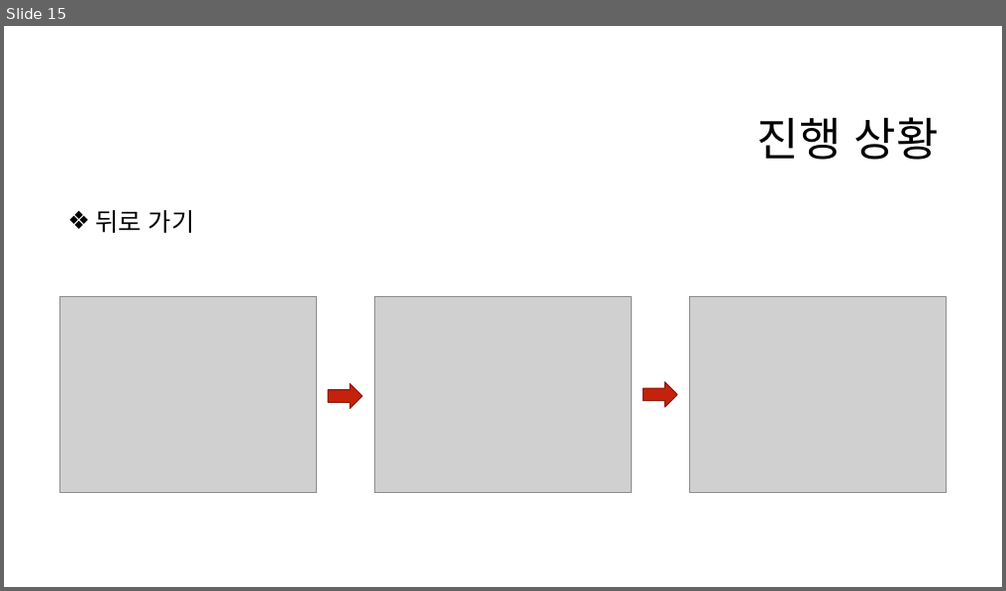
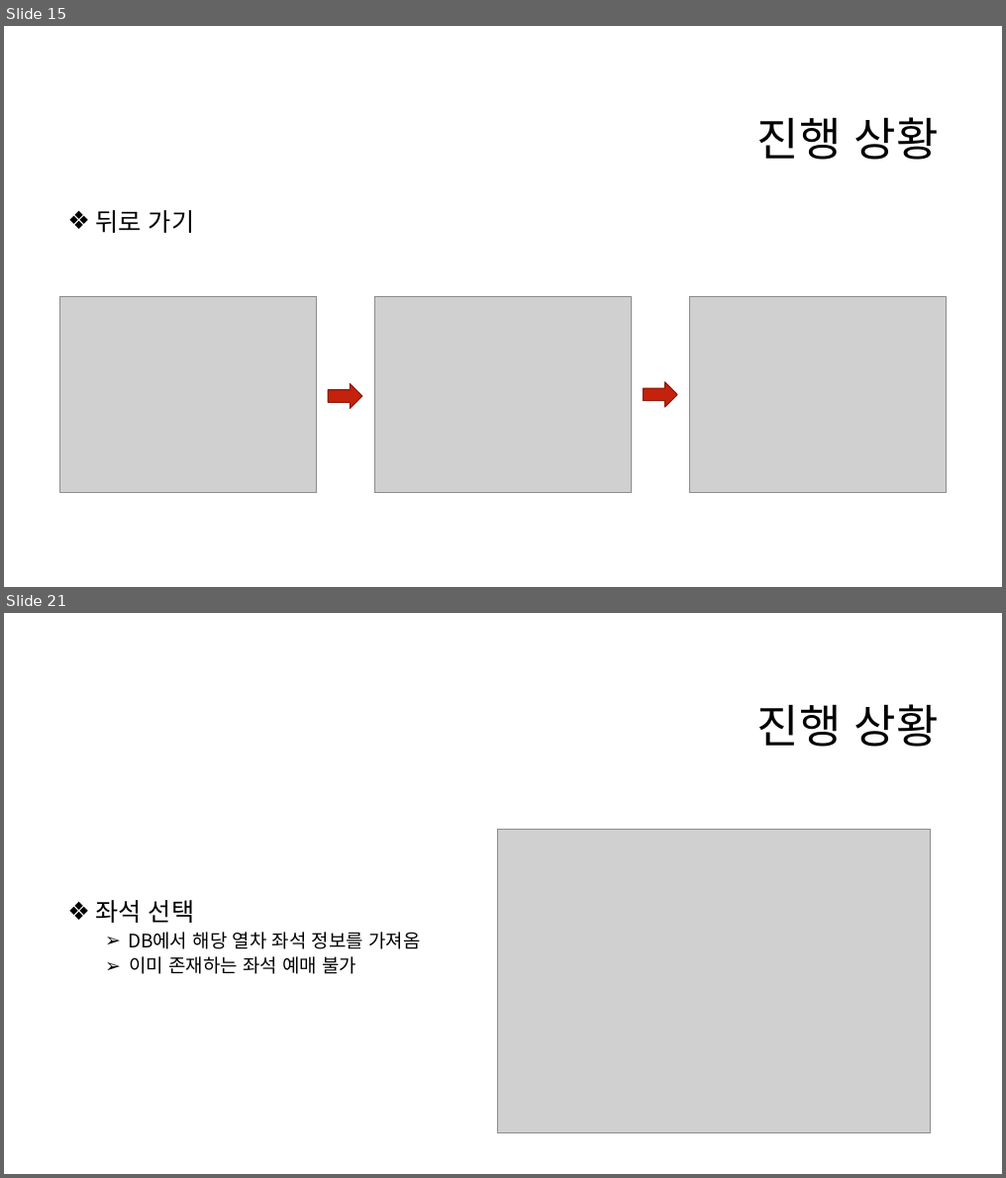
Before and after one commit to eeeeyeot/JAVATrainTicketing, a slide deck: 작업한 내용/기차 예매 프로그램 주차 발표.pptx. Shown one above the other, each under a label of ours: slide 15 before the commit, slides 15 and 21 after it; the slides between them are not shown. The pictures are 1006x591 and 1006x1178 pixels, drawn with LibreOffice and Linux fonts; fonts in the diff are those of the drawing; grey boxes stand for pictures; background and template pictures are left out. Boxes give left, top, right and bottom in pixels: in the first picture for what was removed or moved away, otherwise in the second. Text is boxed around its words. In the diff, an @@ line names an element or a change of style, - is before the commit and + after.

```diff
--- a/작업한 내용/기차 예매 프로그램 주차 발표.pptx
+++ b/작업한 내용/기차 예매 프로그램 주차 발표.pptx
@@ slide 21 added at bbox=[4, 613, 1002, 1174], background #FFFFFF @@
@@ title added at bbox=[757, 704, 939, 747], 44 pt, text #000000 @@
+진행 상황
@@ picture added at bbox=[497, 829, 931, 1134] @@
@@ text added at bbox=[95, 900, 420, 974], 18 pt, text #000000 @@
+❖ 좌석 선택
+  ➢ DB에서 해당 열차 좌석 정보를 가져옴
+  ➢ 이미 존재하는 좌석 예매 불가
```
Also in this commit, not shown: 3 slides changed, 13 other slides added, 3 other files.
